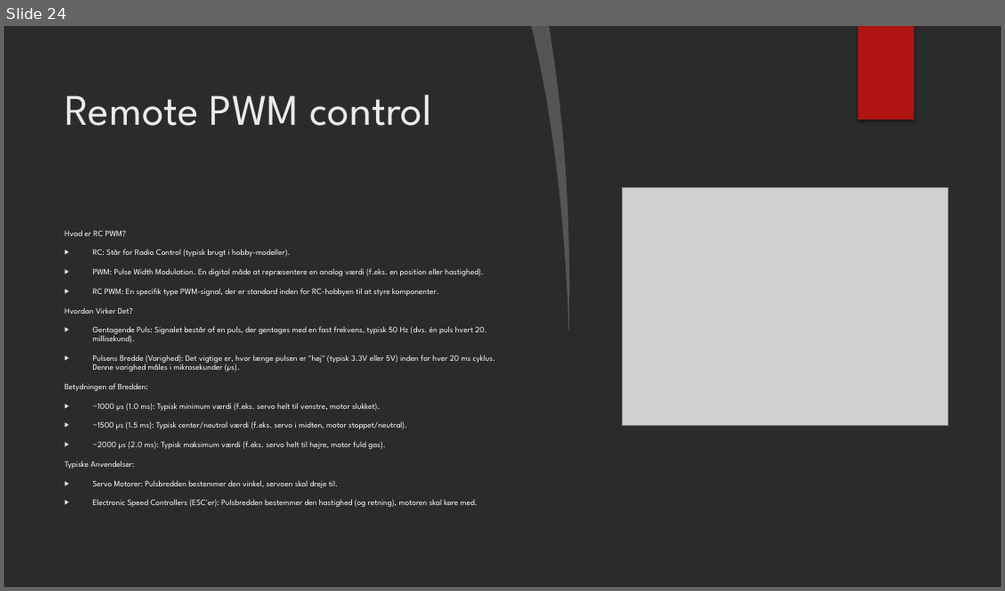
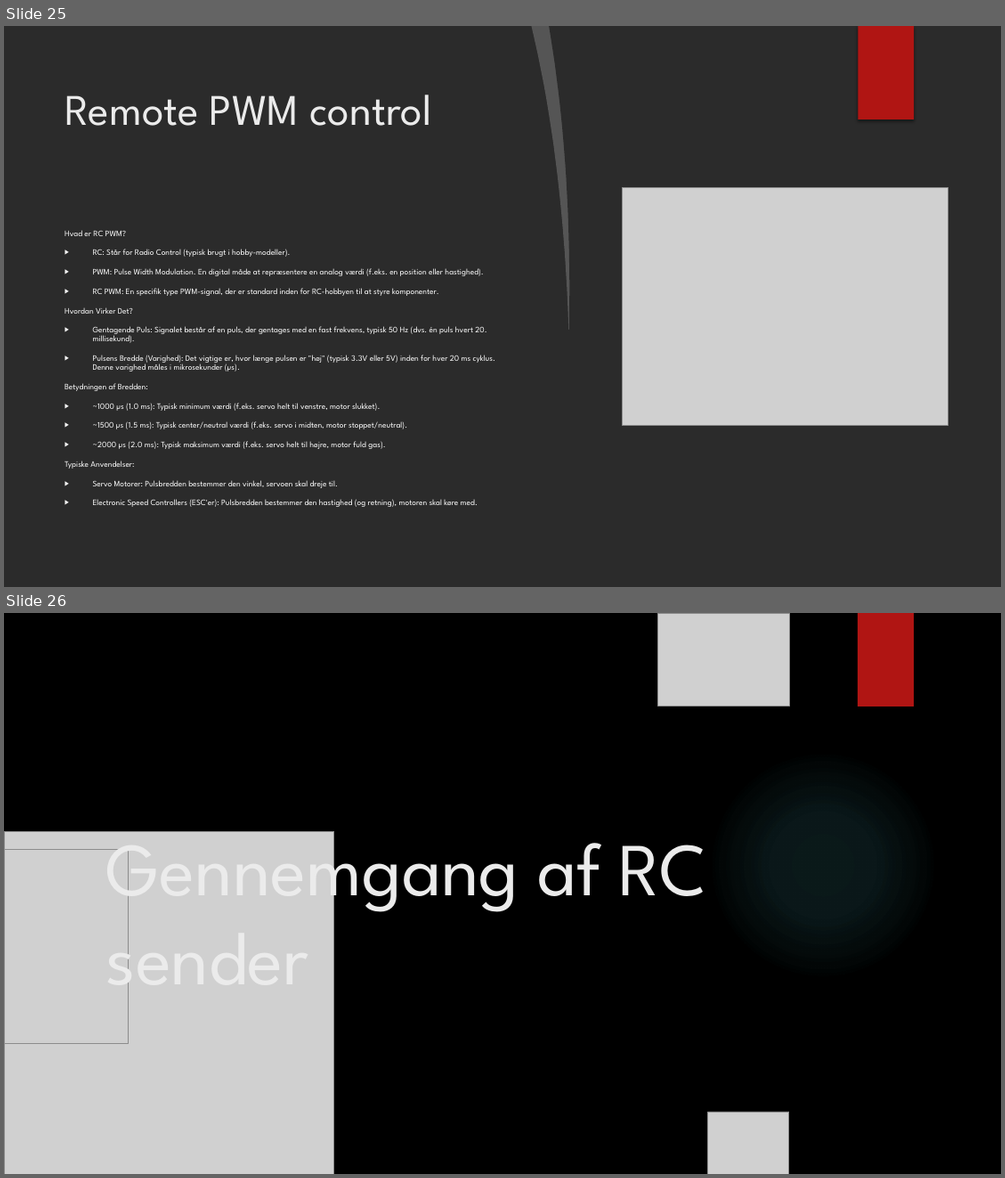
Before and after one commit to FrithiofJensen/KiCad2025, a slide deck: Kicad 2025.pptx. Shown one above the other, each under a label of ours: slide 24 before the commit, slides 25 and 26 after it. The pictures are 1005x591 and 1005x1178 pixels, drawn with LibreOffice and Linux fonts; fonts in the diff are those of the drawing; grey boxes stand for pictures; background and template pictures are left out; a plain dark background stands for a picture behind light text. Boxes give left, top, right and bottom in pixels: in the first picture for what was removed or moved away, otherwise in the second. Text is boxed around its words. In the diff, an @@ line names an element or a change of style, - is before the commit and + after.

```diff
--- a/Kicad 2025.pptx
+++ b/Kicad 2025.pptx
@@ slide 26 added at <box>4,613,1001,1174</box>, background picture (left out) @@
@@ picture added at <box>658,613,789,706</box> @@
@@ rectangle added at <box>858,613,914,706</box>, fill #B01513 @@
@@ ellipse added at <box>708,750,938,981</box>, fill gradient #50B9C1 @@
@@ ellipse added at <box>708,750,938,981</box>, fill gradient #50B9C1 @@
@@ title added at <box>105,819,706,1006</box>, 72 pt, text #EBEBEB @@
+Gennemgang af RC sender
@@ picture added at <box>4,831,334,1174</box> @@
@@ picture added at <box>4,850,128,1043</box> @@
@@ picture added at <box>708,1111,789,1174</box> @@
@@ what was slide 24 is now slide 25 @@
```
Also in this commit, not shown: 4 slides changed, 2 other slides added, 3 other files.
